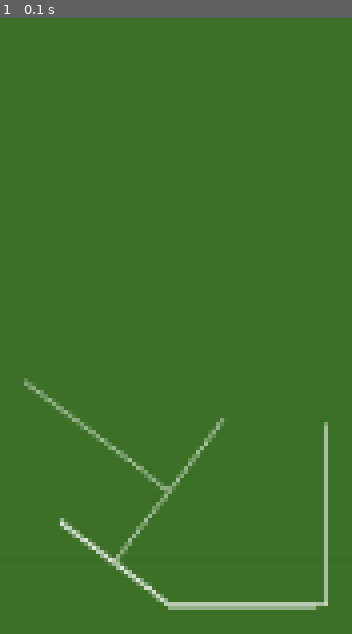
Above: before the commit, frame 1.
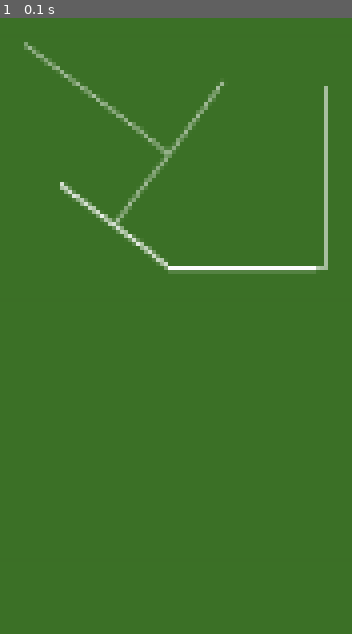
Above: after the commit, the same moment.

Repository: pauloqt/Procedural-L-System-City-Generator-with-Shortest-Path-Finder-using-Ant-Colony-Optimization-ACO-
Game: pygame game, started from lsystem-pygame.py
Same seed, same stepped clock (60 frames per second), same inputs: the game is played once before the commit and once after it.
Inputs:
- Up to frame 1 (0.1 s): type "1 (at the terminal prompt)" at 0 s

The runs differ from the first frame. In frame 1, 4.3% of the frame differs, in the area x 6-94%, y 3-97%.

Commit message:
second gen not fix & no buildings

Diff:
--- a/lsystem-pygame.py
+++ b/lsystem-pygame.py
@@ -11,28 +11,29 @@
 branching_axiom = "BB"
 branching_rules = {
     "B": [
-        "BB", "+BB[BB]", "-BB[BB]"
+        "BB", "+BB[BB]", "-BB[BB]",
     ],
 }
 
 # rules para sa mag co-connect ng 2nd generation
-connecting_axiom = "C"
+connecting_axiom = "CC-C"
 connecting_rules = {
     "C": [
-        "CCC", "+CC[CC]", "-CC[CC]", "CC[+CC]C",
-        "CC[+A]C[-A]CC",
-        "C[+A]C[-A]+C",
-        # "C-[[A]+A]+C[+A]-CC",
-        # "CC[+A][+A]CC[-A][-A]C",  # New rule for intersections
+        "CC", "+C[C]", "-C[C]",
+    ],
+    "B": [
+            "BB", "+BB[BB]", "-BB[BB]",
     ],
 }
 
 depth_factor = 0.5
 marked_positions = [] # marker para sa branching
 marked_branching_positions = [] # marker para sa connecting ng road
-#white = (255, 255, 255)
-green = (61, 114, 40)
-black = (0, 0, 0)
+BG_COLOR = (61, 114, 40)
+ROAD_COLOR = (255, 255, 255)
+BLACK = (0, 0, 0)
+SCREEN_WIDTH = 1600
+SCREEN_HEIGHT = 900
 
 
 # Function to generate L-system string
@@ -83,10 +84,10 @@
     return current_string
 
 
-def draw_l_system(screen, instructions, angle, length, depth_factor, mark=False):
+def draw_l_system(screen, instructions, start_pos, angle, length, depth_factor, mark=False):
     stack = []
     global marked_positions
-    x, y = 800, 600
+    x, y = start_pos
     heading = 0
     i = 0
 
@@ -101,10 +102,10 @@
             new_x = x + length * math.cos(math.radians(heading))
             new_y = y - length * math.sin(math.radians(heading))
             if char == 'F':
-                pygame.draw.line(screen, (255, 255, 255), (x, y), (new_x, new_y),
+                pygame.draw.line(screen, ROAD_COLOR, (x, y), (new_x, new_y),
                                  line_width)
             else:
-                pygame.draw.line(screen, (255, 255, 255), (x, y), (new_x, new_y), 1)
+                pygame.draw.line(screen, ROAD_COLOR, (x, y), (new_x, new_y), 1)
             x, y = new_x, new_y
         elif char == '+':
             heading -= angle
@@ -119,34 +120,35 @@
             new_x = x + depth_length * math.cos(math.radians(heading))
             new_y = y - depth_length * math.sin(math.radians(heading))
             if len(marked_positions) == 0:  # Draw thicker lines only for the first generation
-                pygame.draw.line(screen, (255, 255, 255), (x, y), (new_x, new_y), 3)  # Thicker lines for the first generation
-            else:
-                pygame.draw.line(screen, (255, 255, 255), (x, y), (new_x, new_y), 2)
-            x, y = new_x, new_y
-
-        if i + 3 < len(instructions) and instructions[i:i + 9] == '[+FF]FFF|':
-            marked_positions.append((x, y, heading))
+                pygame.draw.line(screen, ROAD_COLOR, (x, y), (new_x, new_y), 3)  # Thicker lines for the first generation
+            else:
+                pygame.draw.line(screen, ROAD_COLOR, (x, y), (new_x, new_y), 2)
+            x, y = new_x, new_y
+
+        # dapat ang mangyayari dito, if may na-detect siyang [+FF]FFF| set na siya as marker tas hindi na kasama sa generation
+        if i + 3 < len(instructions) and instructions[i:i + 6] == '[+FF]F':
+            marked_positions.append((x, y, heading)) # append yung positions ng mga marker
             i += 3
 
         i += 1
 
     if len(marked_positions) == 0:
-        pygame.draw.line(screen, (255, 255, 255), (x, y), (x, y), 1)  # Reset line width to default
+        pygame.draw.line(screen, ROAD_COLOR, (x, y), (x, y), 1)  # Reset line width to default
 
     return marked_positions
 
 def draw_branching_l_system(screen, instructions, angle, length, depth_factor, x, y, heading):
+    # Note: hindi pwede palitan ang x & y kasi yung x,y na gamit neto is yung x,y ng marker sa main lsystem
     stack = []
     i = 0
     global marked_branching_position
-    markers = {}
 
     while i < len(instructions):
         char = instructions[i]
         if char == 'B' or char == 'C':
             new_x = x + length * math.cos(math.radians(heading))
             new_y = y - length * math.sin(math.radians(heading))
-            pygame.draw.line(screen, (255, 255, 255), (x, y), (new_x, new_y), 1)
+            pygame.draw.line(screen, ROAD_COLOR, (x, y), (new_x, new_y), 1)
             x, y = new_x, new_y
         elif char == 'A': # mag fo-forward pero hindi maglalagay ng line
             new_x = x + length * math.cos(math.radians(heading))
@@ -165,7 +167,7 @@
             depth_length = length * len(stack) * depth_factor
             new_x = x + depth_length * math.cos(math.radians(heading))
             new_y = y - depth_length * math.sin(math.radians(heading))
-            pygame.draw.line(screen, (255, 255, 255), (x, y), (new_x, new_y), 1)
+            pygame.draw.line(screen, ROAD_COLOR, (x, y), (new_x, new_y), 1)
             x, y = new_x, new_y
 
         if i + 2 < len(instructions) and instructions[i:i + 9] == 'BB+BB[BB]':
@@ -174,7 +176,7 @@
         i += 1
 
     if len(marked_positions) == 0:
-        pygame.draw.line(screen, (255, 255, 255), (x, y), (x, y), 1)  # Reset line width to default
+        pygame.draw.line(screen, ROAD_COLOR, (x, y), (x, y), 1)  # Reset line width to default
 
     return marked_branching_positions
 
@@ -184,9 +186,11 @@
     global marked_branching_positions
 
     pygame.init()
-    screen = pygame.display.set_mode((1600, 900))
+    screen = pygame.display.set_mode((SCREEN_WIDTH, SCREEN_HEIGHT))
     pygame.display.set_caption("L-System")
-    screen.fill(green)
+    screen.fill(BG_COLOR)
+
+    start_pos = (SCREEN_WIDTH // 2, SCREEN_HEIGHT // 2)
 
     num_iterations = int(input("Enter the number of iterations (1-10): "))
 
@@ -209,7 +213,7 @@
     # Draw main L-system
     step_size = 10
     random_angle_main = random.uniform(45, 90)
-    marked_positions = draw_l_system(screen, main_instructions, random_angle_main, step_size, depth_factor, mark=True)
+    marked_positions = draw_l_system(screen, main_instructions, start_pos, random_angle_main, step_size, depth_factor, mark=True)
 
     # Generate and draw branching using the main road marker
     if marked_positions:
